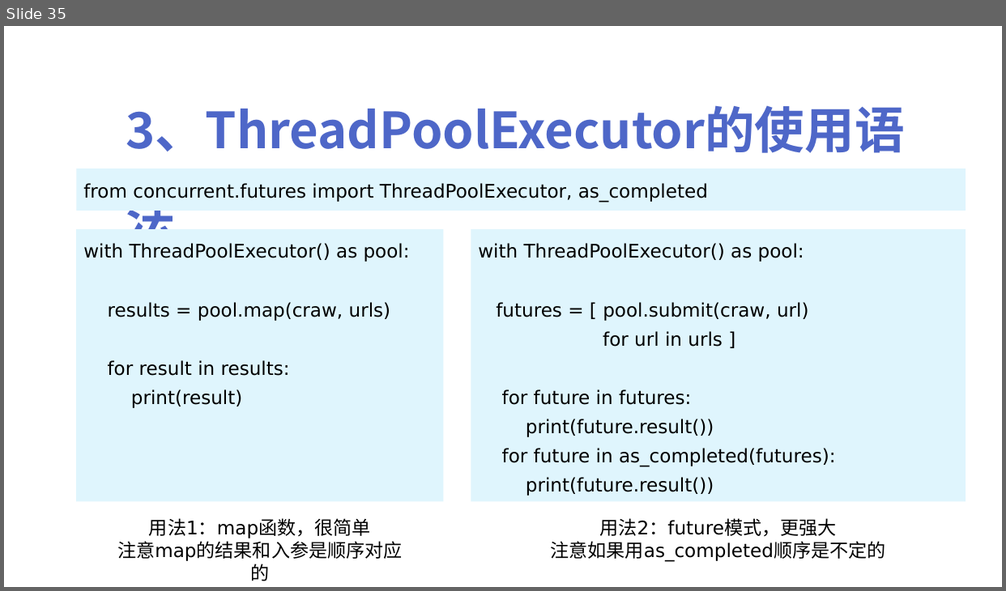
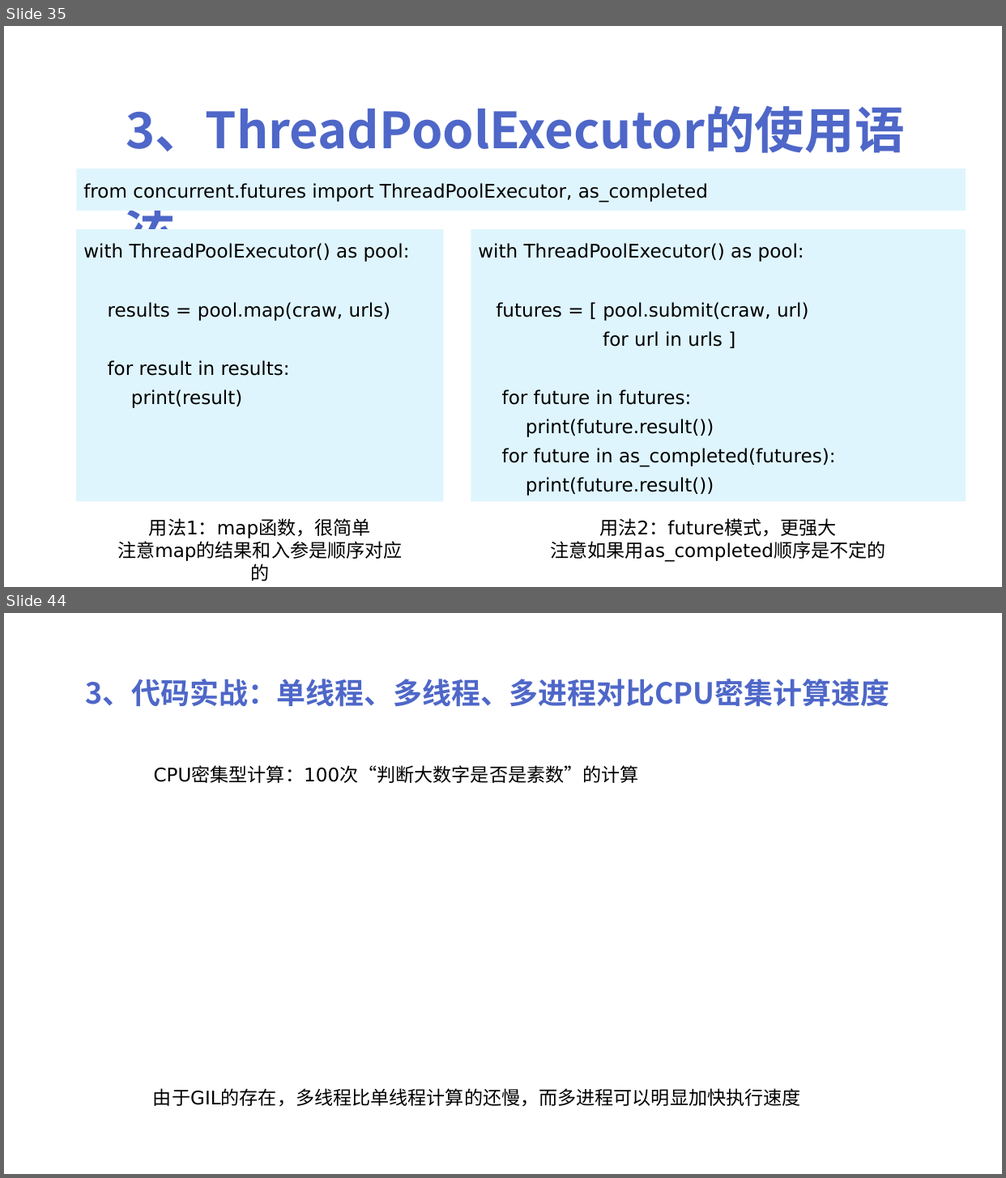
Before and after one commit to peiss/ant-learn-python-concurrent, a slide deck: Python并发编程简介.pptx. Shown one above the other, each under a label of ours: slide 35 before the commit, slides 35 and 44 after it; the slides between them are not shown. The pictures are 1006x591 and 1006x1178 pixels, drawn with LibreOffice and Linux fonts; fonts in the diff are those of the drawing. Boxes give left, top, right and bottom in pixels: in the first picture for what was removed or moved away, otherwise in the second. Text is boxed around its words. In the diff, an @@ line names an element or a change of style, - is before the commit and + after.

```diff
--- a/Python并发编程简介.pptx
+++ b/Python并发编程简介.pptx
@@ slide 44 added at (4, 613, 1002, 1174), background #FFFFFF @@
@@ text added at (85, 679, 889, 707), 28 pt, text #4E67C8, bold @@
+3、代码实战：单线程、多线程、多进程对比CPU密集计算速度
@@ text added at (154, 767, 639, 783), 18 pt, text #000000 @@
+CPU密集型计算：100次“判断大数字是否是素数”的计算
@@ text added at (153, 1088, 801, 1107), 18 pt, text #000000 @@
+由于GIL的存在，多线程比单线程计算的还慢，而多进程可以明显加快执行速度
```
Also in this commit, not shown: 8 other slides added, 2 other files.
